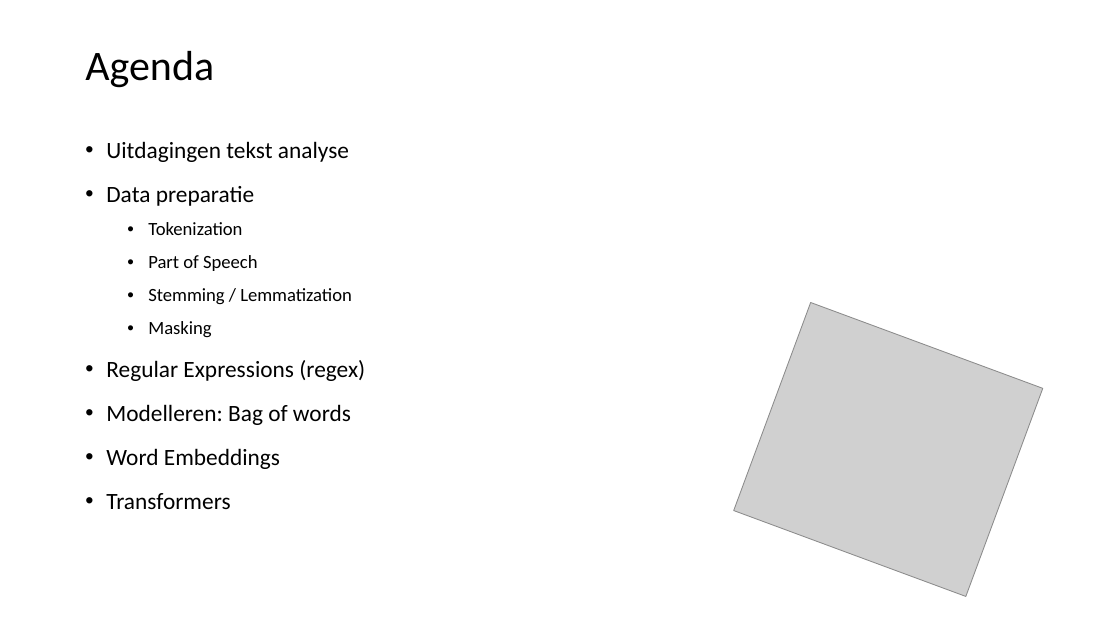
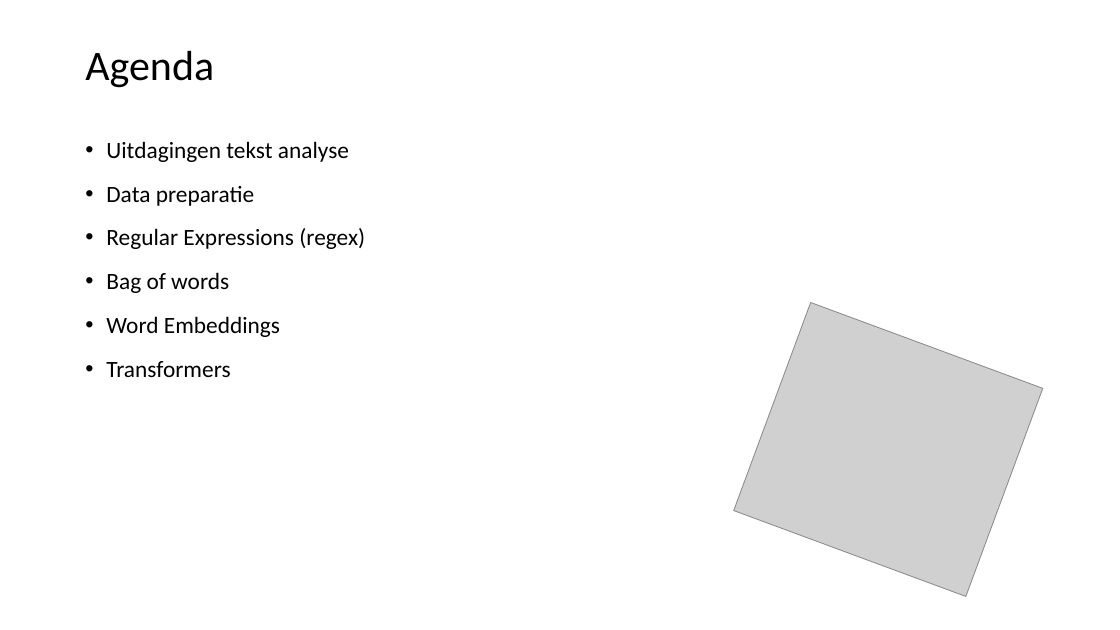
Before and after one commit to LFKoning/knowledge-sharing, a slide deck: slide 2 of python_trainees/5_nlp/python_traineeship_5.pptx. Drawn at 1120x630 pixels with LibreOffice and Linux fonts; fonts in the diff are those of the drawing; grey boxes stand for pictures. Boxes give left, top, right and bottom in pixels: in the first picture for what was removed or moved away, otherwise in the second. Text is boxed around its words. In the diff, an @@ line names an element or a change of style, - is before the commit and + after.

Commit message:
Final update part 5 Python trainees

```diff
--- a/python_trainees/5_nlp/python_traineeship_5.pptx
+++ b/python_trainees/5_nlp/python_traineeship_5.pptx
@@ text at (x1=148, y1=222, x2=352, y2=337): paragraphs removed @@
-  • Tokenization
-  • Part of Speech
-  • Stemming / Lemmatization
-  • Masking
@@ text at (x1=106, y1=272, x2=229, y2=293): text changed @@
-• Modelleren: Bag of words
+• Bag of words
```
Also in this commit, not shown: 16 other slides changed, 9 other files.
